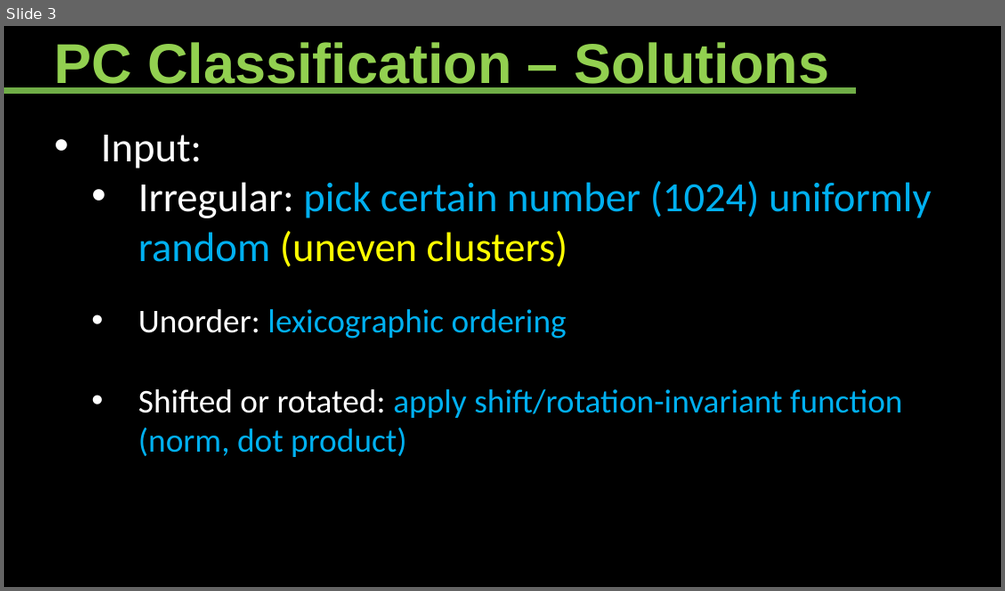
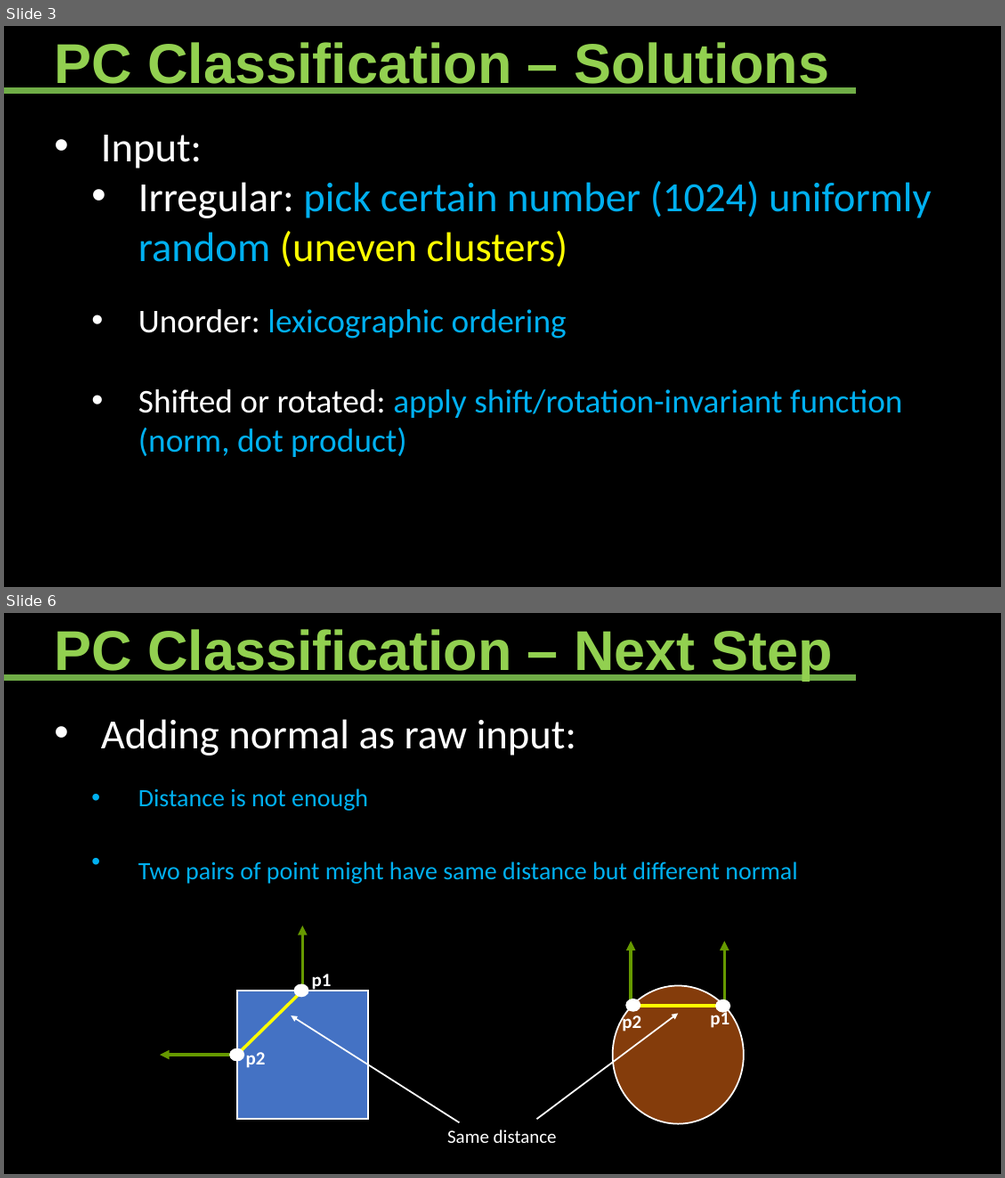
Before and after one commit to Ahdhn/EEC289Q-S18, a slide deck: Project/slides/XYZ.pptx. Shown one above the other, each under a label of ours: slide 3 before the commit, slides 3 and 6 after it; the slides between them are not shown. The pictures are 1005x591 and 1005x1178 pixels, drawn with LibreOffice and Linux fonts; fonts in the diff are those of the drawing. Boxes give left, top, right and bottom in pixels: in the first picture for what was removed or moved away, otherwise in the second. Text is boxed around its words. In the diff, an @@ line names an element or a change of style, - is before the commit and + after.

```diff
--- a/Project/slides/XYZ.pptx
+++ b/Project/slides/XYZ.pptx
@@ slide 6 added at bbox=[4, 613, 1001, 1174], background #000000 @@
@@ text added at bbox=[54, 629, 832, 680], 54 pt, text #92D050, bold @@
+PC Classification – Next Step
@@ line added from (4, 677) to (857, 677), #70AD47 6 pt @@
@@ text added at bbox=[101, 719, 797, 884], 24 pt, text #00B0F0 @@
+• Adding normal as raw input:
+  • Distance is not enough
+  • Two pairs of point might have same distance but different normal
@@ arrow added from (302, 990) to (302, 925), #669900 3 pt @@
@@ arrow added from (631, 1005) to (631, 941), #669900 3 pt @@
@@ arrow added from (725, 1005) to (725, 941), #669900 3 pt @@
@@ ellipse added at bbox=[294, 985, 308, 997], fill #FFFFFF, outline #FFFFFF 1 pt @@
@@ text added at bbox=[312, 973, 332, 991], 18 pt, text #FFFFFF, bold @@
+p1
@@ ellipse added at bbox=[613, 985, 744, 1124], fill #843C0B, outline #FFFFFF 1.5 pt @@
@@ rectangle added at bbox=[237, 990, 368, 1119], fill #4472C4, outline #FFFFFF 1.5 pt @@
@@ line added from (302, 990) to (237, 1055), #FFFF00 3 pt @@
@@ text added at bbox=[622, 1012, 641, 1031], 18 pt, text #FFFFFF, bold @@
+p2
@@ ellipse added at bbox=[626, 999, 640, 1011], fill #FFFFFF, outline #FFFFFF 1 pt @@
@@ line added from (725, 1005) to (632, 1005), #FFFF00 3 pt @@
@@ text added at bbox=[710, 1009, 729, 1028], 18 pt, text #FFFFFF, bold @@
+p1
@@ ellipse added at bbox=[716, 999, 730, 1012], fill #FFFFFF, outline #FFFFFF 1 pt @@
@@ arrow added from (460, 1122) to (291, 1015), #FFFFFF 1.5 pt @@
@@ arrow added from (536, 1119) to (679, 1013), #FFFFFF 1.5 pt @@
@@ arrow added from (237, 1055) to (160, 1055), #669900 3 pt @@
@@ ellipse added at bbox=[230, 1048, 244, 1060], fill #FFFFFF, outline #FFFFFF 1 pt @@
@@ text added at bbox=[246, 1052, 266, 1068], 18 pt, text #FFFFFF, bold @@
+p2
@@ text added at bbox=[447, 1129, 557, 1143], 18 pt, text #FFFFFF @@
+Same distance
```
Also in this commit, not shown: 3 slides changed.
